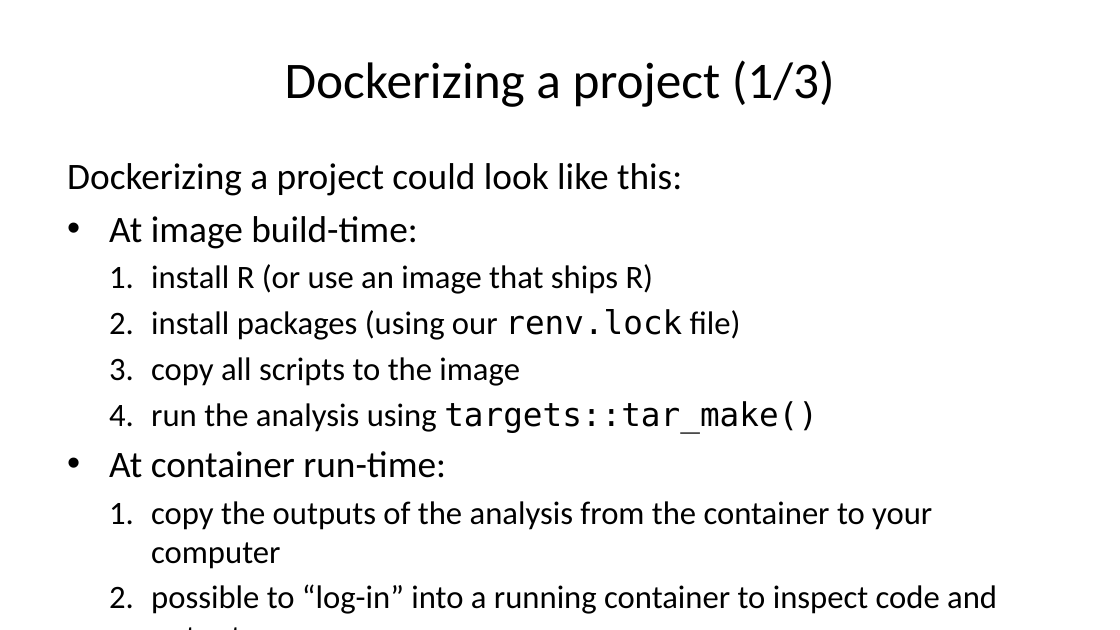
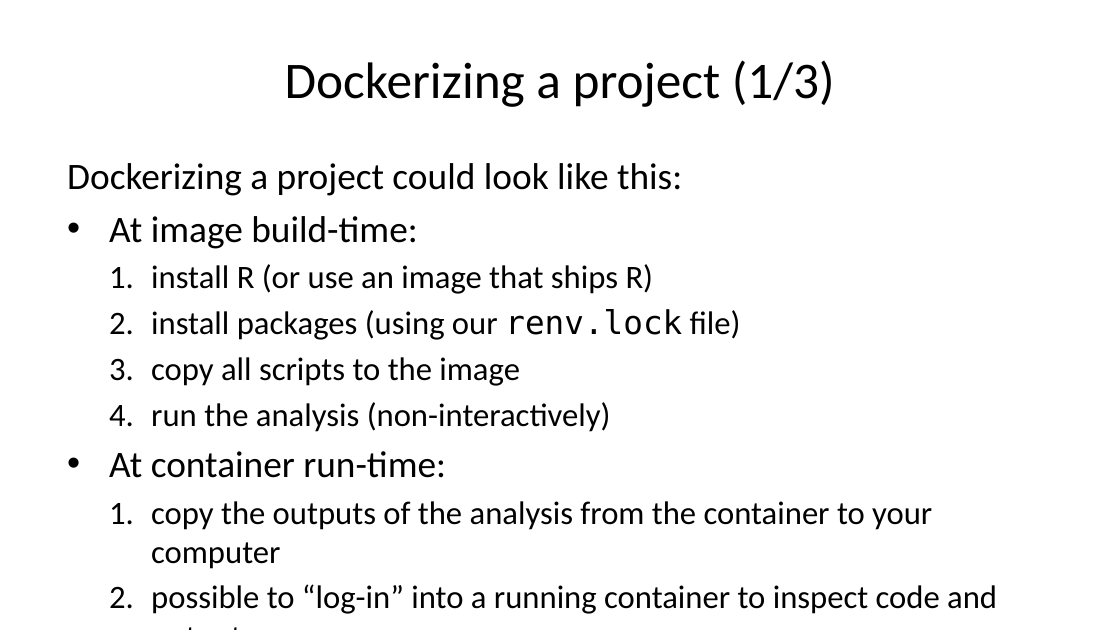
Before and after one commit to b-rodrigues/repro_basf, a slide deck: slide 16 of docs/index.pptx. Drawn at 1120x630 pixels with LibreOffice and Linux fonts; fonts in the diff are those of the drawing. Boxes give left, top, right and bottom in pixels: in the first picture for what was removed or moved away, otherwise in the second. Text is boxed around its words. In the diff, an @@ line names an element or a change of style, - is before the commit and + after.

```diff
--- a/docs/index.pptx
+++ b/docs/index.pptx
@@ text at box(151, 402, 611, 432): text changed @@
-  4. run the analysis using targets::tar_make()
+  4. run the analysis (non-interactively)
```
Also in this commit, not shown: 6 other slides changed, 12 other files.
